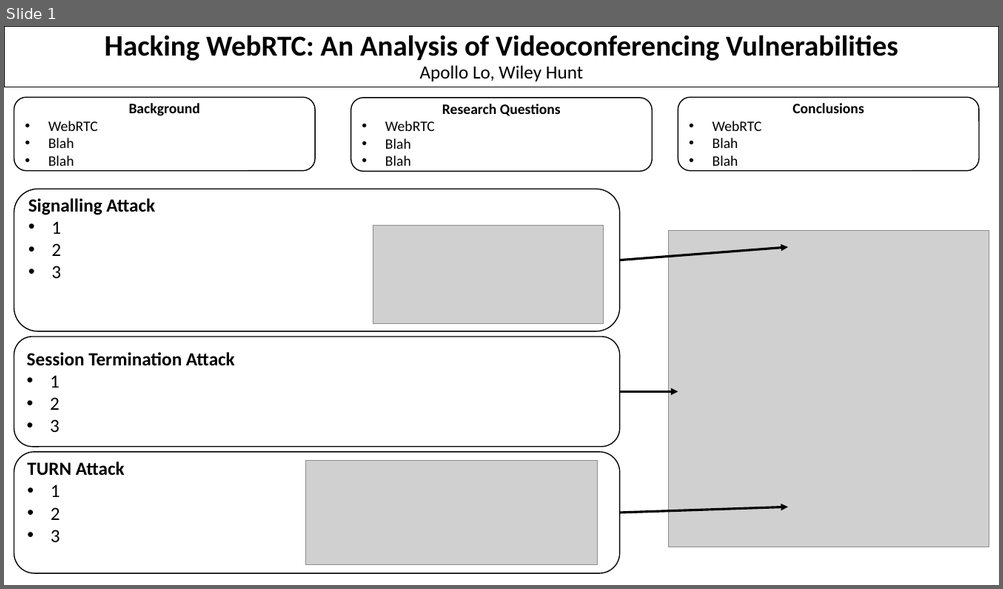
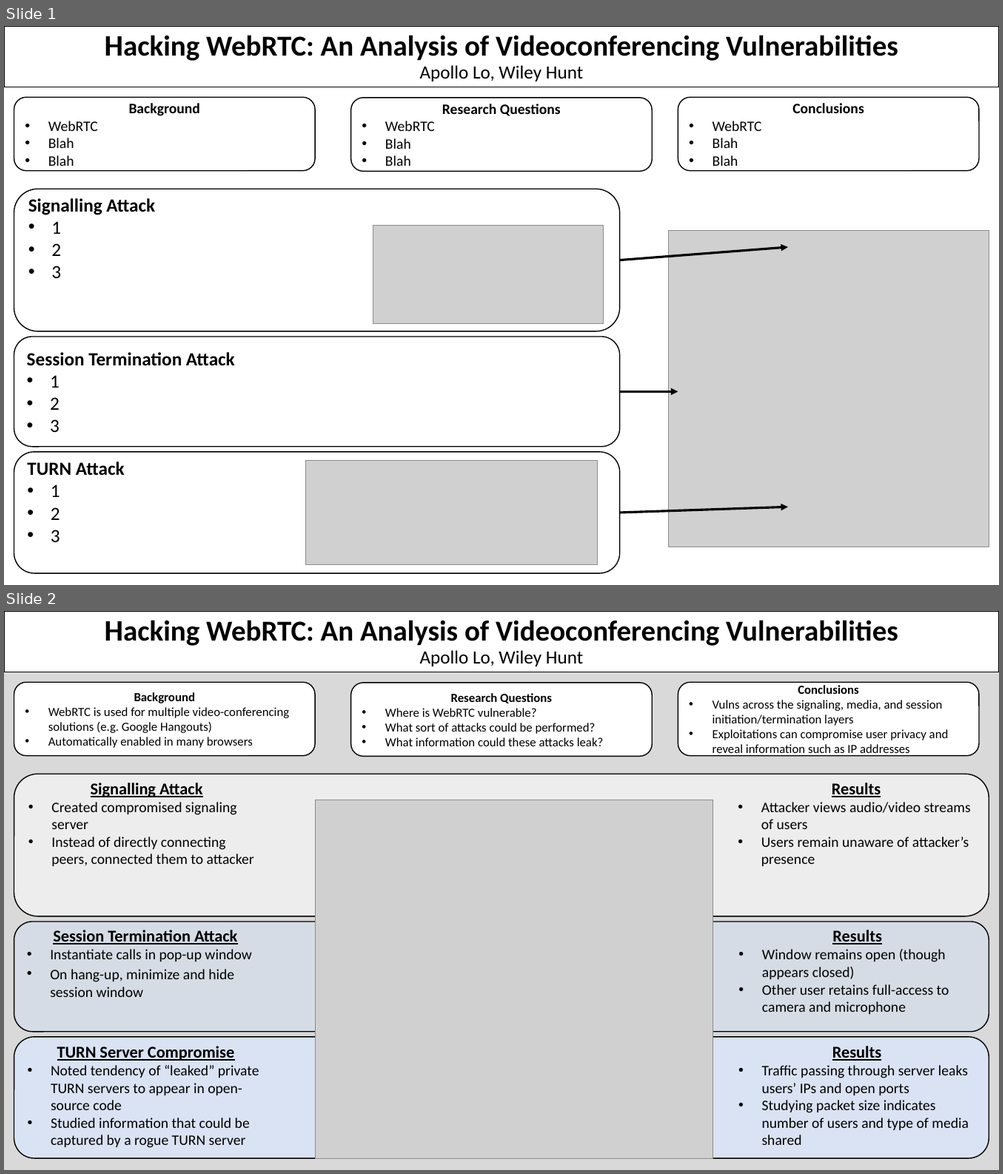
Before and after one commit to whunt1965/WEBRTC-CYBERSEC, a slide deck: WEBRTC_Slide.pptx. Shown one above the other, each under a label of ours: slide 1 before the commit, slides 1 and 2 after it. The pictures are 1003x589 and 1003x1174 pixels, drawn with LibreOffice and Linux fonts; fonts in the diff are those of the drawing; grey boxes stand for pictures. Boxes give left, top, right and bottom in pixels: in the first picture for what was removed or moved away, otherwise in the second. Text is boxed around its words. In the diff, an @@ line names an element or a change of style, - is before the commit and + after.

Commit message:
Added a second slide as another option.

```diff
--- a/WEBRTC_Slide.pptx
+++ b/WEBRTC_Slide.pptx
@@ slide 2 added at (4, 611, 999, 1170), background #D9D9D9 @@
@@ title added at (4, 611, 999, 672), fill #FFFFFF, outline #000000 0.75 pt, 27.9 pt, text #000000, bold @@
+Hacking WebRTC: An Analysis of Videoconferencing Vulnerabilities
+Apollo Lo, Wiley Hunt
@@ rounded rectangle added at (14, 682, 314, 756), fill #FFFFFF, outline #000000 1 pt, 12 pt, text #000000 @@
+Background
+• WebRTC is used for multiple video-conferencing solutions (e.g. Google Hangouts)
+• Automatically enabled in many browsers
@@ rounded rectangle added at (351, 683, 652, 757), fill #FFFFFF, outline #000000 1 pt, 12 pt, text #000000 @@
+Research Questions
+• Where is WebRTC vulnerable?
+• What sort of attacks could be performed?
+• What information could these attacks leak?
@@ rounded rectangle added at (677, 682, 979, 756), fill #FFFFFF, outline #000000 1 pt, 12 pt, text #000000 @@
+Conclusions
+• Vulns across the signaling, media, and session initiation/termination layers
+• Exploitations can compromise user privacy and reveal information such as IP addresses
@@ rounded rectangle added at (14, 775, 988, 917), fill #EDEDED, outline #000000 1 pt, 14 pt, text #000000 @@
+Signalling Attack
+• Created compromised signaling server
+• Instead of directly connecting peers, connected them to attacker
+Results
+• Attacker views audio/video streams of users
+• Users remain unaware of attacker’s presence
@@ picture added at (315, 800, 713, 1159) @@
@@ rounded rectangle added at (14, 922, 988, 1033), fill #D6DCE5, outline #000000 1 pt, 14 pt, text #000000 @@
+Session Termination Attack
+• Instantiate calls in pop-up window
+• On hang-up, minimize and hide session window
+Results
+• Window remains open (though appears closed)
+• Other user retains full-access to camera and microphone
@@ rounded rectangle added at (14, 1037, 988, 1159), fill #DAE3F3, outline #000000 1 pt, 14 pt, text #000000 @@
+TURN Server Compromise
+• Noted tendency of “leaked” private TURN servers to appear in open-source code
+• Studied information that could be captured by a rogue TURN server
+Results
+• Traffic passing through server leaks users’ IPs and open ports
+• Studying packet size indicates number of users and type of media shared
```
